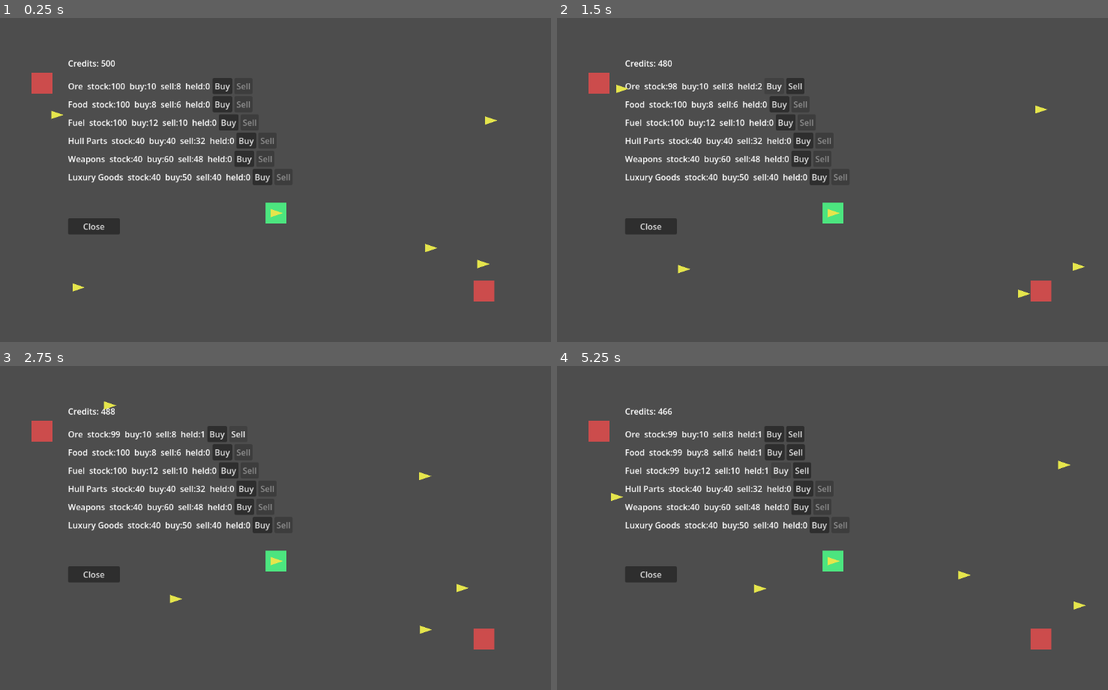
Above: before the commit, frames 1-4 (two rows, left to right).
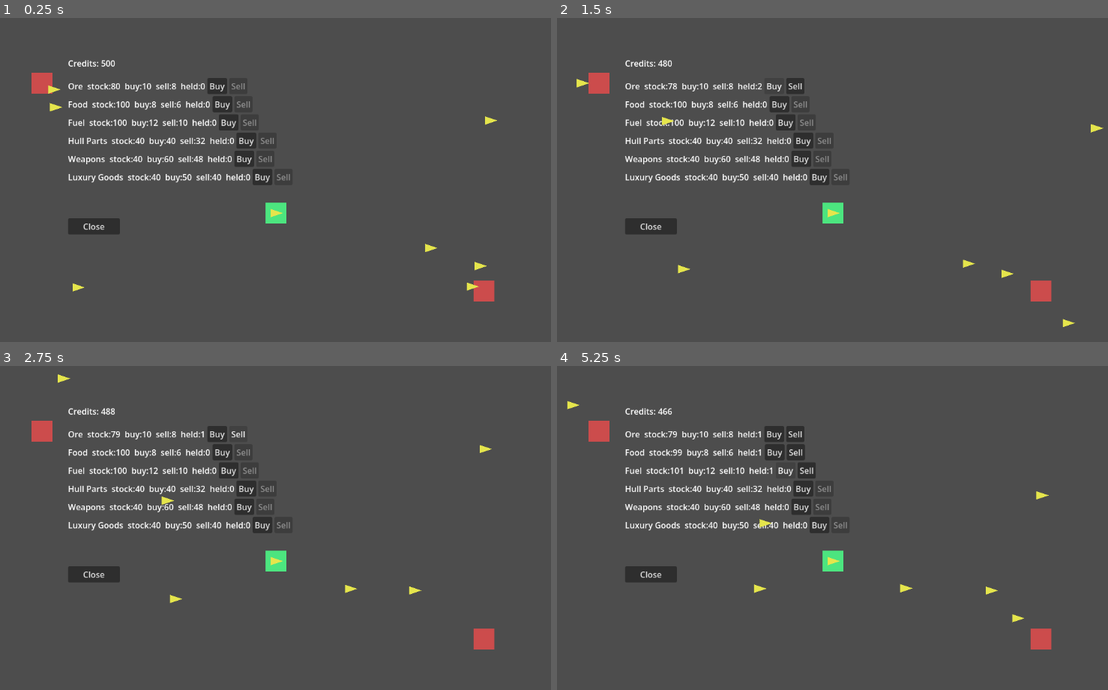
Above: after the commit, the same moments.

Repository: darthlemi/SpaceGame
Game: Godot game, scene res://scenes/campaign/campaign_scene.tscn
Same seed, same stepped clock (60 frames per second), same inputs: the game is played once before the commit and once after it.
Inputs:
- Up to frame 1 (0.25 s): no input
- Up to frame 2 (1.5 s): click "Buy" at 0.5 s; click "Buy" at 1.25 s
- Up to frame 3 (2.75 s): click "Sell" at 2 s
- Up to frame 4 (5.25 s): click "Buy" at 2.75 s; click "Buy" at 3.5 s; click "Sell" at 4.25 s; click "Buy" at 5 s

The runs differ from the first frame. In frame 1, 0.5% of the frame differs, in the area x 8-89%, y 18-85%; in frame 2, 0.3%; in frame 3, 0.3%; in frame 4, 0.7%, in the area x 1-96%, y 10-80%.

Commit message:
Wire faction trader fleets, allocation policy, and loot into CampaignScene

Diff:
--- a/scenes/campaign/campaign_scene.tscn
+++ b/scenes/campaign/campaign_scene.tscn
@@ -1,7 +1,8 @@
-[gd_scene load_steps=3 format=3]
+[gd_scene load_steps=4 format=3]
 
 [ext_resource type="Script" path="res://scripts/campaign/campaign_scene.gd" id="1"]
 [ext_resource type="PackedScene" path="res://scenes/campaign/trade_panel.tscn" id="2"]
+[ext_resource type="PackedScene" path="res://scenes/campaign/loot_panel.tscn" id="3"]
 
 [node name="CampaignScene" type="Node2D"]
 script = ExtResource("1")
@@ -33,3 +34,5 @@
 text = "Disengage"
 
 [node name="TradePanel" type="Control" parent="." instance=ExtResource("2")]
+
+[node name="LootPanel" type="Control" parent="." instance=ExtResource("3")]
--- a/scripts/campaign/campaign_scene.gd
+++ b/scripts/campaign/campaign_scene.gd
@@ -12,6 +12,7 @@
 
 @onready var engage_prompt: Control = $EngagePrompt
 @onready var trade_panel: TradePanel = $TradePanel
+@onready var loot_panel: LootPanel = $LootPanel
 
 var _pending_enemy_icon: CampaignFleetIcon
 
@@ -34,17 +35,19 @@
 	player_icon.area_exited.connect(_on_player_area_exited)
 
 	for enemy_fleet in CampaignState.enemy_fleets:
-		var behavior := _behavior_for_faction(enemy_fleet.faction)
-		var icon := _spawn_icon(enemy_fleet, behavior)
-		icon.player_target = player_icon
-		icon.area_entered.connect(_on_enemy_area_entered.bind(icon))
-		enemy_icons.append(icon)
+		_setup_enemy_icon(enemy_fleet)
 
 	engage_prompt.visible = false
 	engage_prompt.get_node("EngageButton").pressed.connect(_on_engage_pressed)
 	engage_prompt.get_node("DisengageButton").pressed.connect(_on_disengage_pressed)
 
 	CampaignState.skirmish_resolved.connect(_on_skirmish_resolved)
+	CampaignState.fleet_spawn_requested.connect(_on_fleet_spawn_requested)
+	CampaignState.fleet_role_changed.connect(_on_fleet_role_changed)
+
+	if CampaignState.pending_loot_fleet != null:
+		loot_panel.open_for(CampaignState.pending_loot_fleet, CampaignState.player_fleet)
+		CampaignState.pending_loot_fleet = null
 
 func _bootstrap_default_campaign() -> void:
 	var player := CampaignFleet.new()
@@ -103,11 +106,25 @@
 	freehold_fleet.speed = 100.0
 	freehold_fleet.ship_compositions = [{"max_hp": 100.0, "current_hp": 100.0, "max_shield": 50.0, "current_shield": 50.0}]
 
-	CampaignState.enemy_fleets = [pirate, trader, patrol, dominion_fleet, freehold_fleet]
+	var dominion_trader_fleet := CampaignFleet.new()
+	dominion_trader_fleet.faction = CampaignFleet.Faction.DOMINION
+	dominion_trader_fleet.role = CampaignFleet.Role.TRADER
+	dominion_trader_fleet.position = dominion_faction.base_position
+	dominion_trader_fleet.speed = 100.0
+	dominion_trader_fleet.ship_compositions = [{"max_hp": 100.0, "current_hp": 100.0, "max_shield": 50.0, "current_shield": 50.0}]
+
+	var freehold_trader_fleet := CampaignFleet.new()
+	freehold_trader_fleet.faction = CampaignFleet.Faction.FREEHOLD
+	freehold_trader_fleet.role = CampaignFleet.Role.TRADER
+	freehold_trader_fleet.position = freehold_faction.base_position
+	freehold_trader_fleet.speed = 100.0
+	freehold_trader_fleet.ship_compositions = [{"max_hp": 100.0, "current_hp": 100.0, "max_shield": 50.0, "current_shield": 50.0}]
+
+	CampaignState.enemy_fleets = [pirate, trader, patrol, dominion_fleet, freehold_fleet, dominion_trader_fleet, freehold_trader_fleet]
 
 	CampaignState.home_base_economy = BaseEconomy.new()
-	CampaignState.home_base_economy.slots = [EconomyRole.trade_hub()]
-	CampaignState.home_base_economy.max_slots = 1
+	CampaignState.home_base_economy.slots = [EconomyRole.trade_hub(), EconomyRole.refinery()]
+	CampaignState.home_base_economy.max_slots = 2
 	for commodity in Commodity.Type.values():
 		CampaignState.home_base_economy.stock[commodity] = Commodity.TARGET_STOCK[commodity]
 
@@ -128,14 +145,16 @@
 		Commodity.Type.FOOD: 50.0,
 	}
 
-func _behavior_for_faction(faction: CampaignFleet.Faction) -> CampaignFleetIcon.BehaviorType:
-	match faction:
+func _behavior_for_fleet(fleet: CampaignFleet) -> CampaignFleetIcon.BehaviorType:
+	match fleet.faction:
 		CampaignFleet.Faction.PIRATE:
 			return CampaignFleetIcon.BehaviorType.PIRATE
 		CampaignFleet.Faction.TRADER:
 			return CampaignFleetIcon.BehaviorType.TRADER
 		CampaignFleet.Faction.DOMINION, CampaignFleet.Faction.FREEHOLD:
-			return CampaignFleetIcon.BehaviorType.PIRATE if _is_faction_hostile(faction) else CampaignFleetIcon.BehaviorType.PATROL
+			if fleet.role == CampaignFleet.Role.TRADER:
+				return CampaignFleetIcon.BehaviorType.TRADER
+			return CampaignFleetIcon.BehaviorType.PIRATE if _is_faction_hostile(fleet.faction) else CampaignFleetIcon.BehaviorType.PATROL
 		_:
 			return CampaignFleetIcon.BehaviorType.PATROL
 
@@ -161,6 +180,45 @@
 	icon.setup(fleet, HOME_BASE_POSITION)
 	return icon
 
+func _setup_enemy_icon(fleet: CampaignFleet) -> CampaignFleetIcon:
+	var behavior := _behavior_for_fleet(fleet)
+	var icon := _spawn_icon(fleet, behavior)
+	icon.player_target = player_icon
+	icon.area_entered.connect(_on_enemy_area_entered.bind(icon))
+	icon.trader_arrived.connect(_on_trader_arrived.bind(icon))
+	enemy_icons.append(icon)
+	_configure_trade_route(icon, fleet)
+	return icon
+
+func _on_fleet_spawn_requested(fleet: CampaignFleet) -> void:
+	_setup_enemy_icon(fleet)
+
+func _on_fleet_role_changed(fleet: CampaignFleet) -> void:
+	for icon in enemy_icons:
+		if icon.fleet == fleet:
+			icon.behavior_type = _behavior_for_fleet(fleet)
+			_configure_trade_route(icon, fleet)
+			break
+
+func _on_trader_arrived(at_home: bool, icon: CampaignFleetIcon) -> void:
+	if icon.fleet.faction == CampaignFleet.Faction.DOMINION or icon.fleet.faction == CampaignFleet.Faction.FREEHOLD:
+		CampaignState.run_npc_trade_for_fleet(icon.fleet, at_home)
+
+func _configure_trade_route(icon: CampaignFleetIcon, fleet: CampaignFleet) -> void:
+	if fleet.faction != CampaignFleet.Faction.DOMINION and fleet.faction != CampaignFleet.Faction.FREEHOLD:
+		return
+	var faction: PowerFaction = null
+	for f in CampaignState.factions:
+		if f.faction_enum == fleet.faction:
+			faction = f
+			break
+	if faction == null:
+		return
+	if fleet.role == CampaignFleet.Role.TRADER:
+		icon.set_route_endpoints(HOME_BASE_POSITION, faction.base_position)
+	else:
+		icon.set_route_endpoints(faction.base_position, faction.base_position)
+
 func _on_player_area_entered(area: Area2D) -> void:
 	if area is CampaignFleetIcon and area != player_icon and not engage_prompt.visible:
 		_pending_enemy_icon = area
--- a/tests/test_campaign_economy_bootstrap.gd
+++ b/tests/test_campaign_economy_bootstrap.gd
@@ -13,8 +13,12 @@
 
 	if campaign_state.home_base_economy == null:
 		failures.append("expected bootstrap to set CampaignState.home_base_economy")
-	elif campaign_state.home_base_economy.slots.size() != 1 or campaign_state.home_base_economy.slots[0].role_type != EconomyRole.RoleType.TRADE_HUB:
-		failures.append("expected home_base_economy to have a single TRADE_HUB slot")
+	else:
+		var home_role_types: Array = campaign_state.home_base_economy.slots.map(func(s): return s.role_type)
+		if not home_role_types.has(EconomyRole.RoleType.TRADE_HUB):
+			failures.append("expected home_base_economy to have a TRADE_HUB slot")
+		if not home_role_types.has(EconomyRole.RoleType.REFINERY):
+			failures.append("expected home_base_economy to have a REFINERY slot")
 
 	var dominion: PowerFaction = null
 	var freehold: PowerFaction = null
--- a/tests/test_campaign_scene.gd
+++ b/tests/test_campaign_scene.gd
@@ -37,15 +37,43 @@
 
 	var dominion_icon: CampaignFleetIcon = null
 	var freehold_icon: CampaignFleetIcon = null
+	var dominion_trader_icon: CampaignFleetIcon = null
+	var freehold_trader_icon: CampaignFleetIcon = null
 	for icon in scene.enemy_icons:
-		if icon.fleet.faction == CampaignFleet.Faction.DOMINION:
+		if icon.fleet.faction == CampaignFleet.Faction.DOMINION and icon.fleet.role == CampaignFleet.Role.COMBAT:
 			dominion_icon = icon
-		elif icon.fleet.faction == CampaignFleet.Faction.FREEHOLD:
+		elif icon.fleet.faction == CampaignFleet.Faction.FREEHOLD and icon.fleet.role == CampaignFleet.Role.COMBAT:
 			freehold_icon = icon
+		elif icon.fleet.faction == CampaignFleet.Faction.DOMINION and icon.fleet.role == CampaignFleet.Role.TRADER:
+			dominion_trader_icon = icon
+		elif icon.fleet.faction == CampaignFleet.Faction.FREEHOLD and icon.fleet.role == CampaignFleet.Role.TRADER:
+			freehold_trader_icon = icon
 	if dominion_icon == null or freehold_icon == null:
-		failures.append("expected both a DOMINION and a FREEHOLD enemy icon spawned")
+		failures.append("expected both a DOMINION and a FREEHOLD combat-role enemy icon spawned")
 	elif dominion_icon.behavior_type != CampaignFleetIcon.BehaviorType.PATROL:
-		failures.append("expected DOMINION fleet to use PATROL behavior at starting (non-hostile) reputation, got %s" % dominion_icon.behavior_type)
+		failures.append("expected DOMINION combat fleet to use PATROL behavior at starting (non-hostile) reputation, got %s" % dominion_icon.behavior_type)
+	if dominion_trader_icon == null or freehold_trader_icon == null:
+		failures.append("expected both a DOMINION and a FREEHOLD trader-role enemy icon spawned")
+	elif dominion_trader_icon.behavior_type != CampaignFleetIcon.BehaviorType.TRADER:
+		failures.append("expected DOMINION trader fleet to use TRADER behavior, got %s" % dominion_trader_icon.behavior_type)
+
+	if dominion_trader_icon != null:
+		var dominion_power_faction: PowerFaction = null
+		for faction in campaign_state.factions:
+			if faction.faction_enum == CampaignFleet.Faction.DOMINION:
+				dominion_power_faction = faction
+		if dominion_power_faction == null:
+			failures.append("expected a DOMINION PowerFaction to look up its base_position")
+		else:
+			dominion_trader_icon.global_position = dominion_power_faction.base_position
+			for i in 5:
+				await tree.physics_frame
+			var ore_before: float = dominion_power_faction.economy.stock.get(Commodity.Type.ORE, 0.0)
+			# The trader route's "home" endpoint is the faction base; placing
+			# the icon there and letting it tick should trigger a trader_arrived
+			# arrival and load surplus cargo via CampaignState.run_npc_trade_for_fleet.
+			if dominion_trader_icon.fleet.cargo_total() <= 0.0 and ore_before > 0.0:
+				failures.append("expected the DOMINION trader icon to have loaded surplus cargo after reaching its faction base")
 
 	if dominion_icon != null and freehold_icon != null:
 		dominion_icon.global_position = freehold_icon.global_position
@@ -75,7 +103,7 @@
 	var surviving_power_icon: CampaignFleetIcon = null
 	var pirate_icon: CampaignFleetIcon = null
 	for icon in scene.enemy_icons:
-		if icon.fleet.faction == CampaignFleet.Faction.DOMINION or icon.fleet.faction == CampaignFleet.Faction.FREEHOLD:
+		if (icon.fleet.faction == CampaignFleet.Faction.DOMINION or icon.fleet.faction == CampaignFleet.Faction.FREEHOLD) and icon.fleet.role == CampaignFleet.Role.COMBAT:
 			surviving_power_icon = icon
 		elif icon.fleet.faction == CampaignFleet.Faction.PIRATE:
 			pirate_icon = icon
